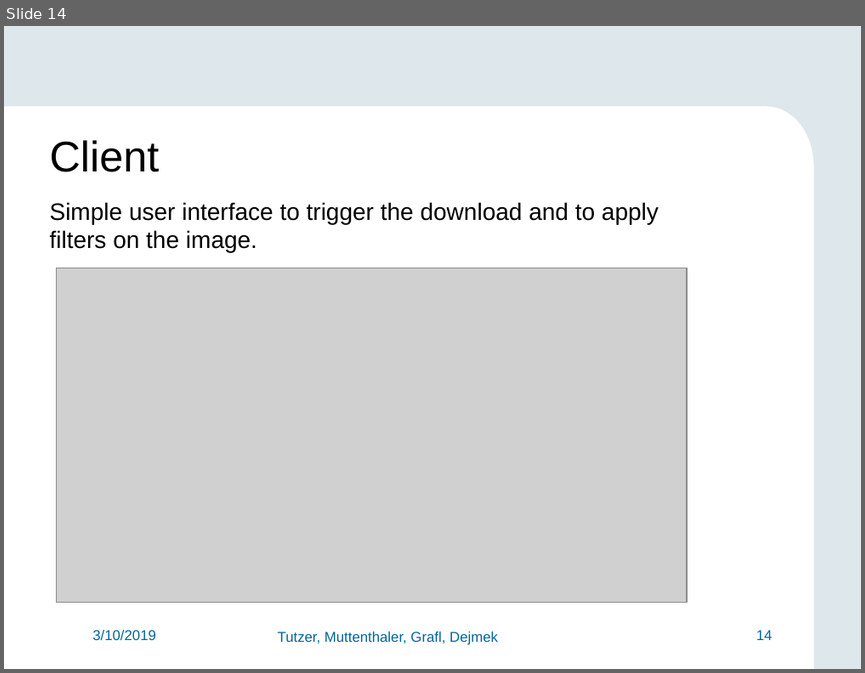
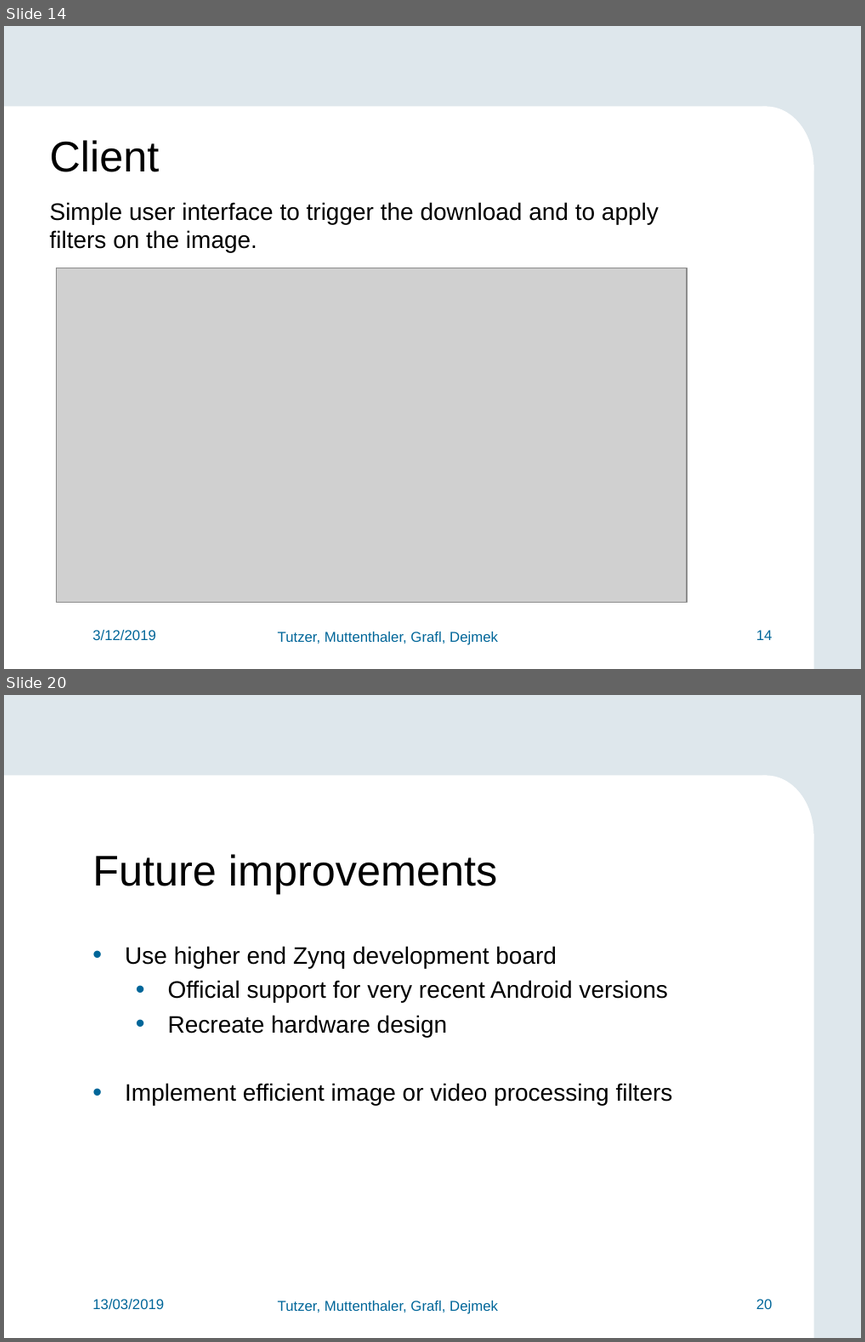
Before and after one commit to FlorianMuttenthaler/SocLabPartialReconfigIot, a slide deck: report/Final_presentation.pptx. Shown one above the other, each under a label of ours: slide 14 before the commit, slides 14 and 20 after it; the slides between them are not shown. The pictures are 865x673 and 865x1342 pixels, drawn with LibreOffice and Linux fonts; fonts in the diff are those of the drawing; grey boxes stand for pictures; background and template pictures are left out. Boxes give left, top, right and bottom in pixels: in the first picture for what was removed or moved away, otherwise in the second. Text is boxed around its words. In the diff, an @@ line names an element or a change of style, - is before the commit and + after.

```diff
--- a/report/Final_presentation.pptx
+++ b/report/Final_presentation.pptx
@@ slide 20 added at (4,695,861,1338), background #DEE7EC; not listed: 5 template elements that a slide beside it also shows @@
@@ text added at (92,854,497,894), 36 pt, text #000000 @@
+Future improvements
@@ text added at (125,946,673,1105), 20 pt, text #000000 @@
+• Use higher end Zynq development board
+  • Official support for very recent Android versions
+  • Recreate hardware design
+• Implement efficient image or video processing filters
@@ text added at (92,1299,164,1310), 12 pt, text #006699 @@
+13/03/2019
@@ slide 14 changed as well @@
@@ text at (92,630,156,641): text changed @@
-3/10/2019
+3/12/2019
```
Also in this commit, not shown: 16 other slides changed, 6 other slides added, 3 slides removed, 1 other file.
